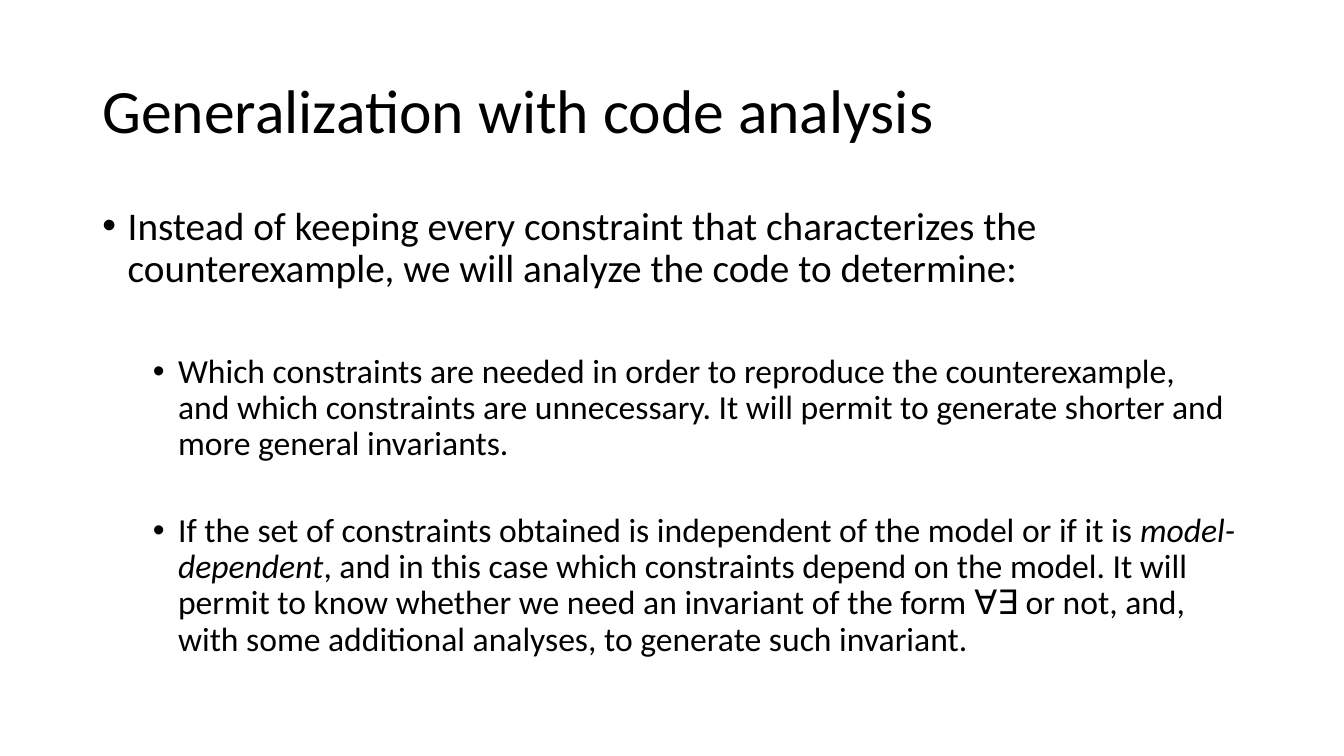
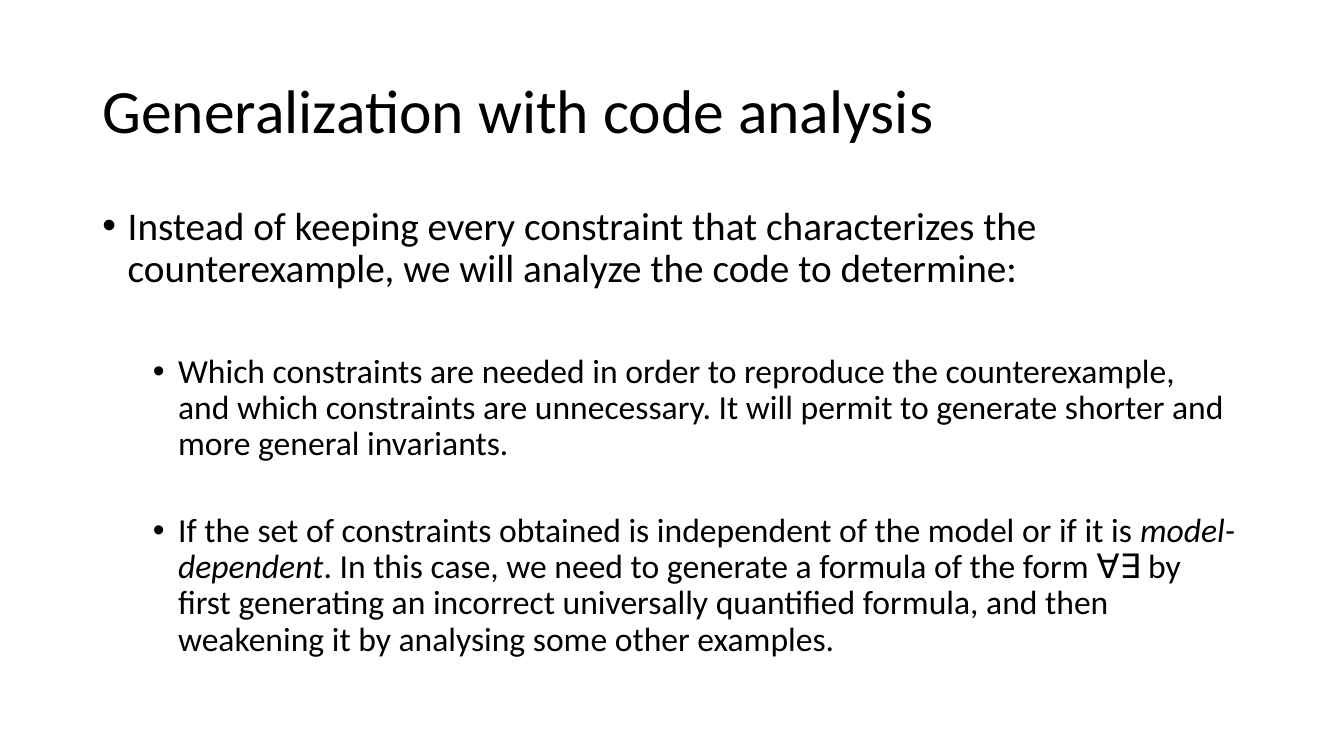
Before and after one commit to tjhance/ivy-research, a slide deck: slide 16 of invariant_synthesis/Invariant Synthesis.pptx. Drawn at 1344x756 pixels with LibreOffice and Linux fonts; fonts in the diff are those of the drawing. Boxes give left, top, right and bottom in pixels: in the first picture for what was removed or moved away, otherwise in the second. Text is boxed around its words. In the diff, an @@ line names an element or a change of style, - is before the commit and + after.

Commit message:
presentation

```diff
--- a/invariant_synthesis/Invariant Synthesis.pptx
+++ b/invariant_synthesis/Invariant Synthesis.pptx
@@ text at bbox=[178, 518, 1235, 657]: text changed @@
-  • If the set of constraints obtained is independent of the model or if it is model-dependent, and in this case which constraints depend on the model. It will permit to know whether we need an invariant of the form ∀∃ or not, and, with some additional analyses, to generate such invariant.
+  • If the set of constraints obtained is independent of the model or if it is model-dependent. In this case, we need to generate a formula of the form ∀∃ by first generating an incorrect universally quantified formula, and then weakening it by analysing some other examples.
```
Also in this commit, not shown: 5 other slides changed, 2 slides added.
